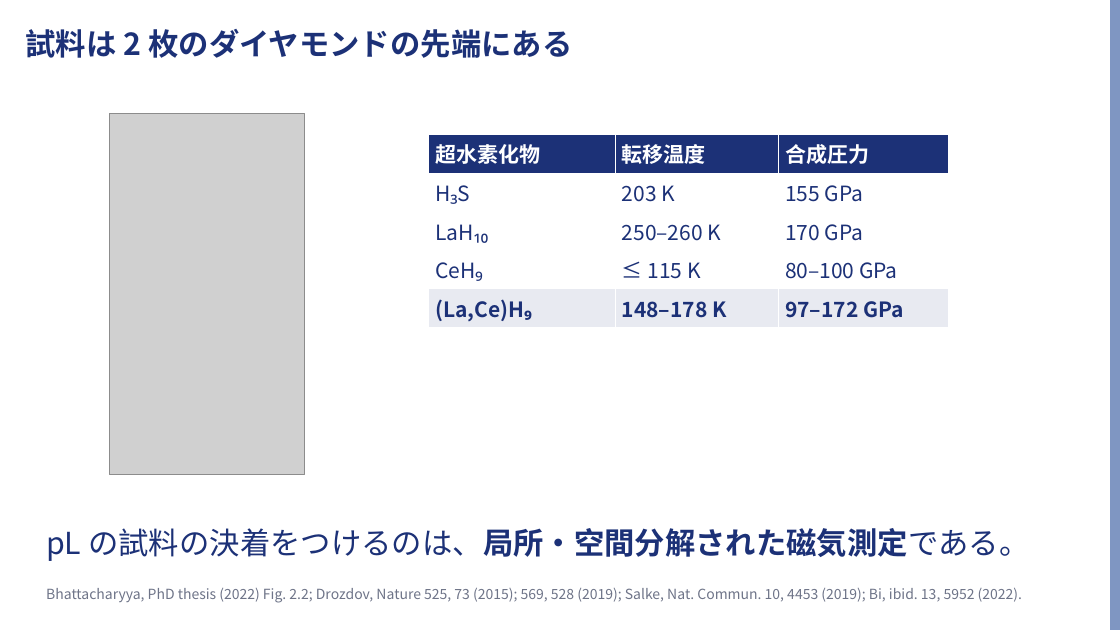
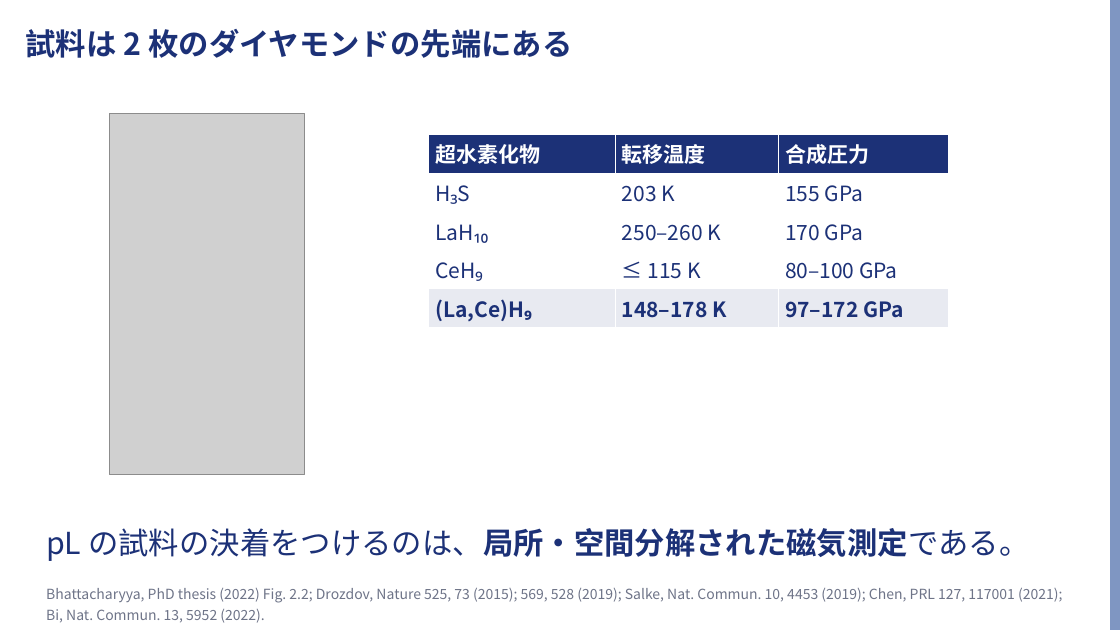
Before and after one commit to Risei412/ultra-high-pressure-ODMR, a slide deck: slide 2 of slides/odmr_473nm_talk.pptx. Drawn at 1120x630 pixels with LibreOffice and Linux fonts; fonts in the diff are those of the drawing; grey boxes stand for pictures; background and template pictures are left out. Boxes give left, top, right and bottom in pixels: in the first picture for what was removed or moved away, otherwise in the second. Text is boxed around its words. In the diff, an @@ line names an element or a change of style, - is before the commit and + after.

```diff
--- a/slides/odmr_473nm_talk.pptx
+++ b/slides/odmr_473nm_talk.pptx
@@ text at (x1=46, y1=588, x2=1062, y2=623): text changed @@
-Bhattacharyya, PhD thesis (2022) Fig. 2.2; Drozdov, Nature 525, 73 (2015); 569, 528 (2019); Salke, Nat. Commun. 10, 4453 (2019); Bi, ibid. 13, 5952 (2022).
+Bhattacharyya, PhD thesis (2022) Fig. 2.2; Drozdov, Nature 525, 73 (2015); 569, 528 (2019); Salke, Nat. Commun. 10, 4453 (2019); Chen, PRL 127, 117001 (2021); Bi, Nat. Commun. 13, 5952 (2022).
```
Also in this commit, not shown: 1 other slide changed, 1 other file.
